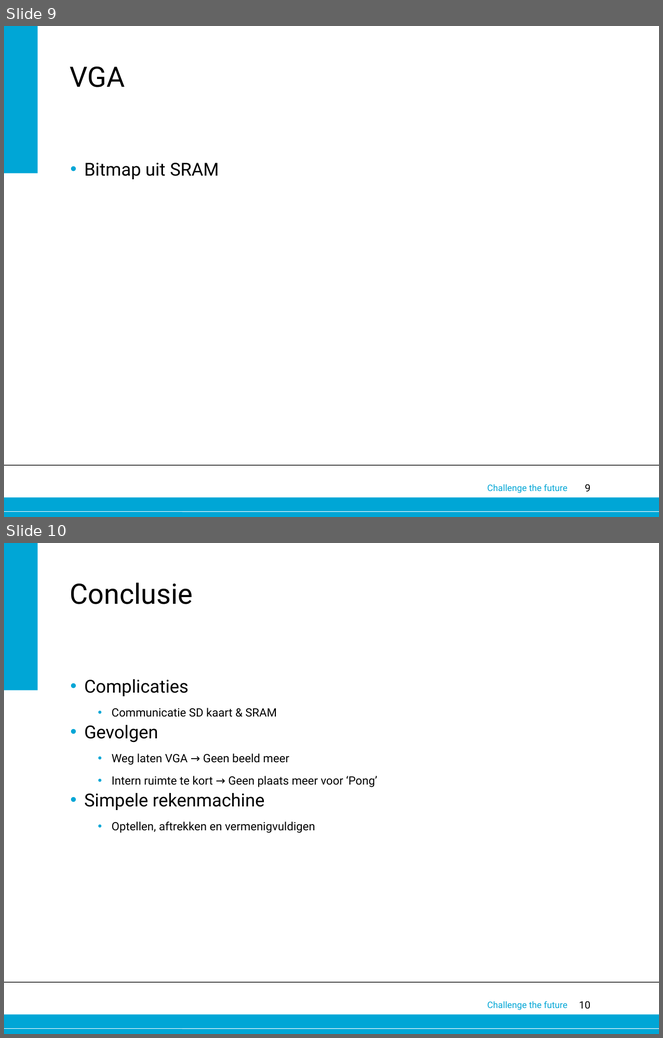
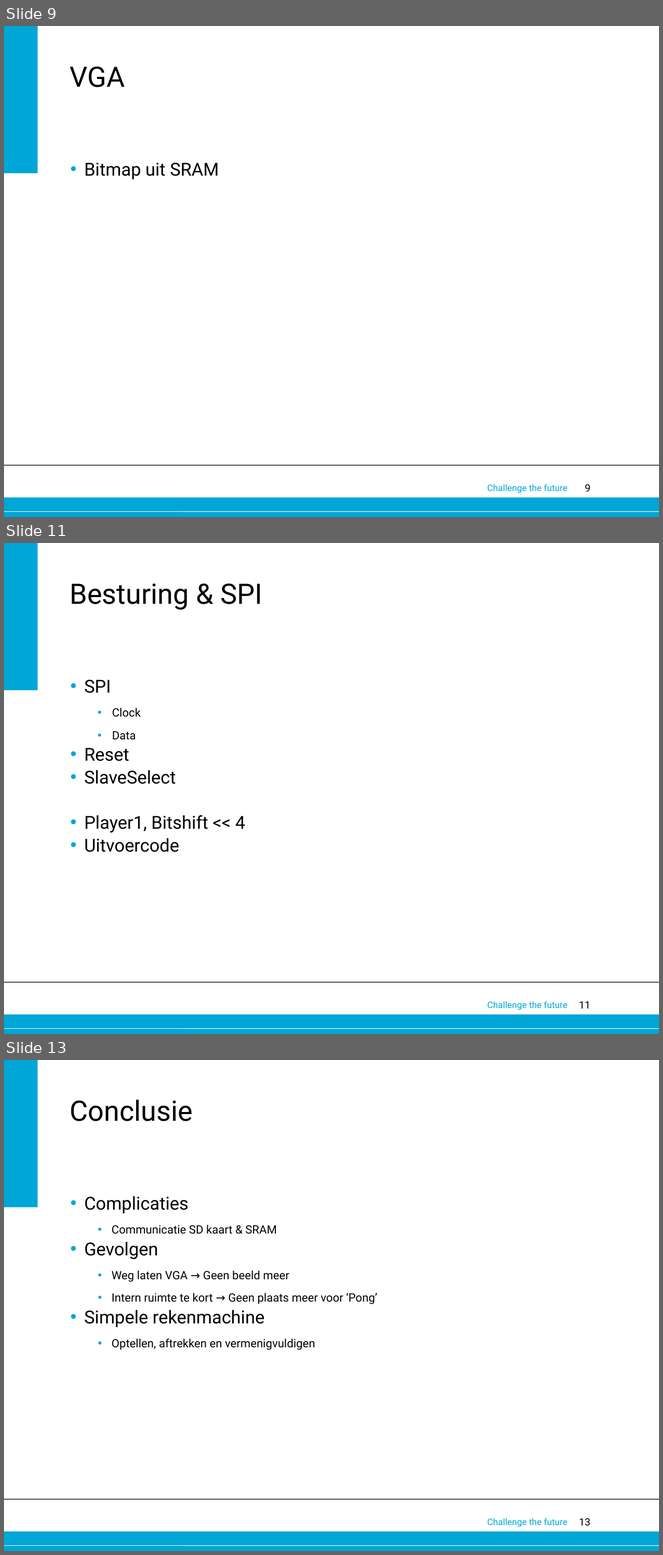
Before and after one commit to 0v3rf10w/epo3a5, a slide deck: Eindpresentatie.pptx. Shown one above the other, each under a label of ours: slides 9 and 10 before the commit, slides 9, 11 and 13 after it; the slides between them are not shown. The pictures are 663x1038 and 663x1555 pixels, drawn with LibreOffice and Linux fonts; fonts in the diff are those of the drawing; background and template pictures are left out. Boxes give left, top, right and bottom in pixels: in the first picture for what was removed or moved away, otherwise in the second. Text is boxed around its words. In the diff, an @@ line names an element or a change of style, - is before the commit and + after.

```diff
--- a/Eindpresentatie.pptx
+++ b/Eindpresentatie.pptx
@@ slide 11 added at (4,543,659,1034), background #FFFFFF; not listed: 6 template elements that a slide beside it also shows @@
@@ title added at (70,584,263,610), 44 pt, text #000000 @@
+Besturing & SPI
@@ text added at (84,680,245,852), 28 pt, text #000000 @@
+• SPI
+  • Clock
+  • Data
+• Reset
+• SlaveSelect
+• Player1, Bitshift << 4
+• Uitvoercode
@@ what was slide 10 is now slide 13 @@
@@ page number at (579,1518,591,1526): text changed @@
-10
+13
```
Also in this commit, not shown: 2 other slides added.
